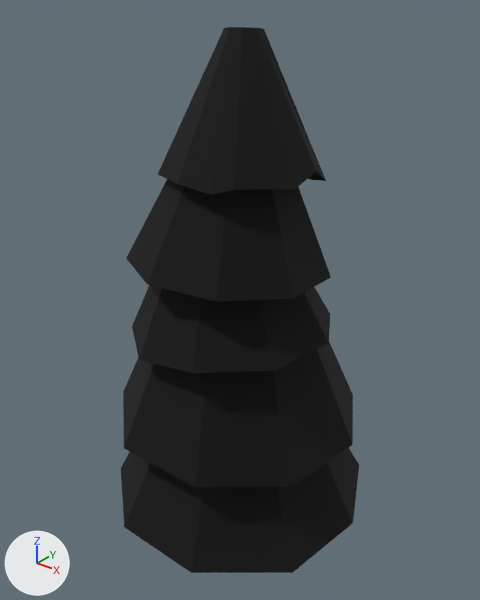
The Blender file Assets/modelo/evergreen tree/evergreen tree.blend as it was, and as the next commit left it.
One viewpoint serves both versions: a camera (50 mm lens) standing at (5.39, -6.68, 8.36) and looking at (-0.08, 0.16, 4.13). Arrows for +X, +Y and +Z are at lower left; the lights stay in place.
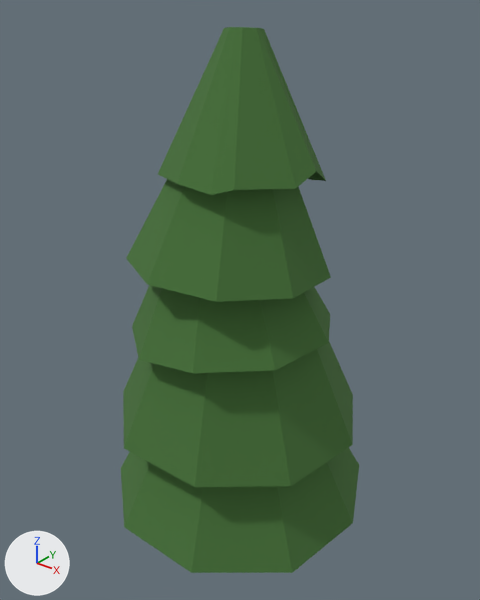
Diff of the bpy script that builds the scene:
```diff
--- a/Assets/modelo/evergreen tree/evergreen tree.blend.py
+++ b/Assets/modelo/evergreen tree/evergreen tree.blend.py
@@ img_pine_tree_color @@
+img_pine_tree_color = load_image('pine tree color', 'pine tree color.png', 1024, 1024, 'sRGB')
@@ mat_material_001 @@
+mat_material_001 = principled_material('Material.001')
+mat_material_001.texture = img_pine_tree_color
+mat_material_001.roughness = 1.0
@@ me_cylinder_005 @@
 me_cylinder_005.from_pydata(...)  # 253 vertices, 209 faces; spans x -2.07..1.28, y -1.49..1.91, z -10.6..0.45
 # used by ob_cylinder_005; location = (0.06, 0.07, 7.5); rotation_euler = (-0.0531, -0.0699, -0.46), in degrees (-3, -4, -26); scale = (1.16, 1.16, 0.719)
+# me_cylinder_005 part 1: 198 of the faces centred in x -1.89..0.97, y -1.2..1.68, z -9.39..0.44 switch from mat_trunk (picture img_evergreen_trunk) to mat_material_001 (picture img_pine_tree_color)
```

Boxes [x1, y1, x2, y2] around the edits, measured in the pictures (480 x 600 px):
part 1 of me_cylinder_005, recoloured (black to green)
    both: [121, 27, 359, 573]
